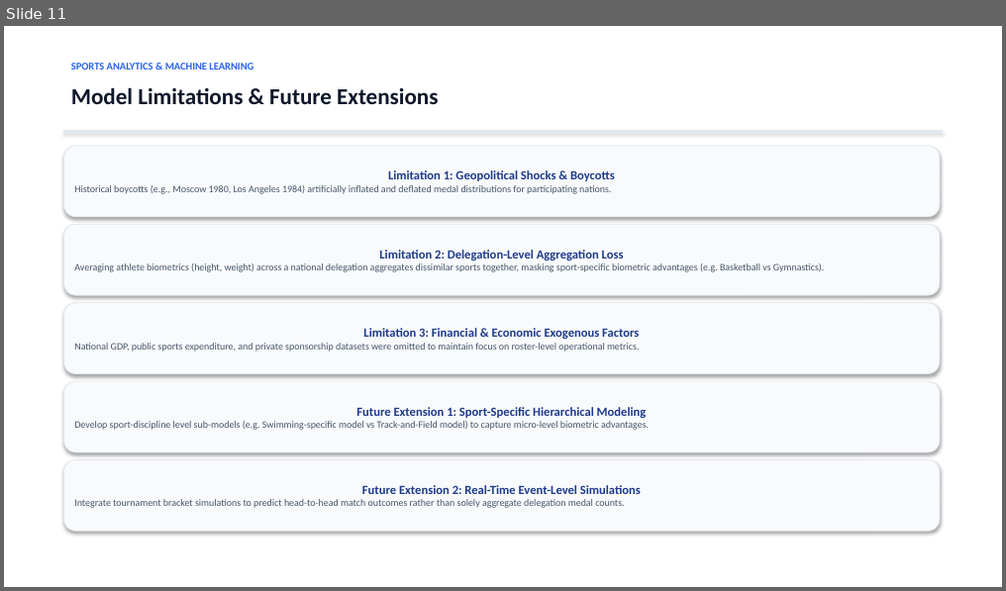
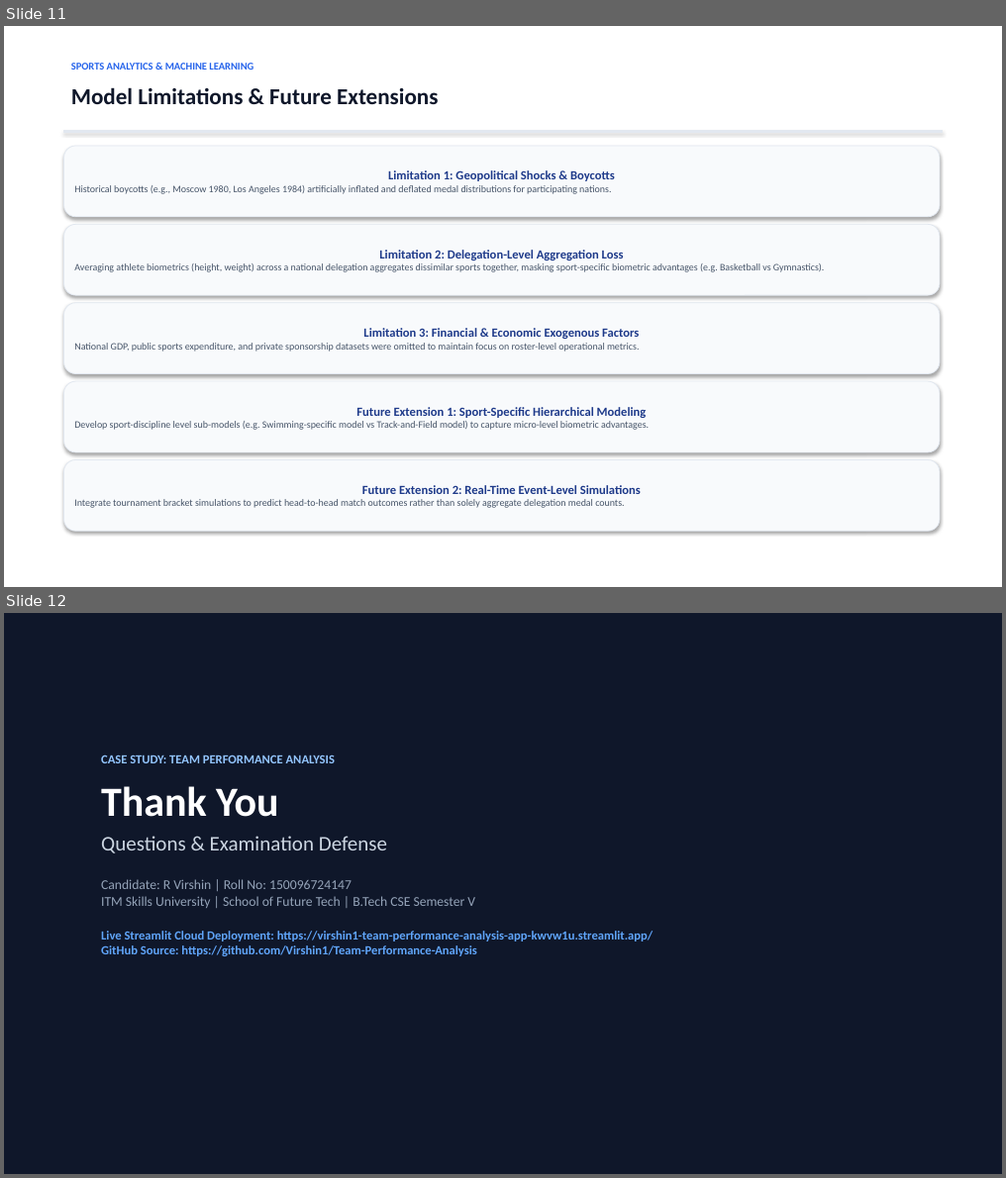
Before and after one commit to Virshin1/Team-Performance-Analysis, a slide deck: Olympic_Team_Performance_Presentation.pptx. Shown one above the other, each under a label of ours: slide 11 before the commit, slides 11 and 12 after it. The pictures are 1006x591 and 1006x1178 pixels, drawn with LibreOffice and Linux fonts; fonts in the diff are those of the drawing. Boxes give left, top, right and bottom in pixels: in the first picture for what was removed or moved away, otherwise in the second. Text is boxed around its words. In the diff, an @@ line names an element or a change of style, - is before the commit and + after.

```diff
--- a/Olympic_Team_Performance_Presentation.pptx
+++ b/Olympic_Team_Performance_Presentation.pptx
@@ slide 12 added at (4,613,1002,1174), background #FFFFFF @@
@@ rectangle added at (4,613,1002,1174), fill #0F172A @@
@@ text added at (101,755,653,957), 12 pt, text #60A5FA, bold @@
+CASE STUDY: TEAM PERFORMANCE ANALYSIS
+Thank You
+Questions & Examination Defense
+Candidate: R Virshin | Roll No: 150096724147
+ITM Skills University | School of Future Tech | B.Tech CSE Semester V
+Live Streamlit Cloud Deployment: https://virshin1-team-performance-analysis-app-kwvw1u.streamlit.app/
+GitHub Source: https://github.com/Virshin1/Team-Performance-Analysis
```
Also in this commit, not shown: 1 slide removed.
